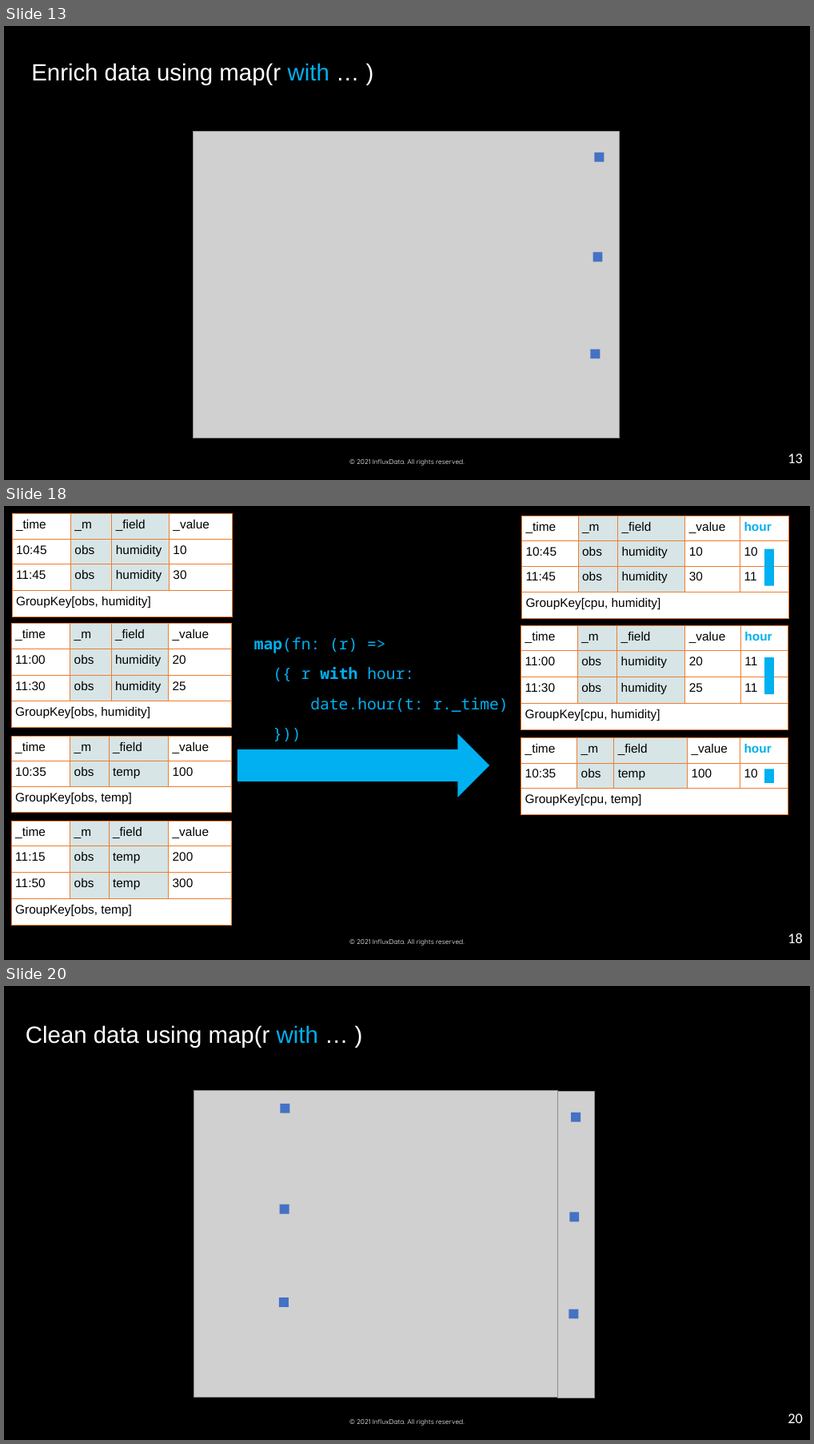
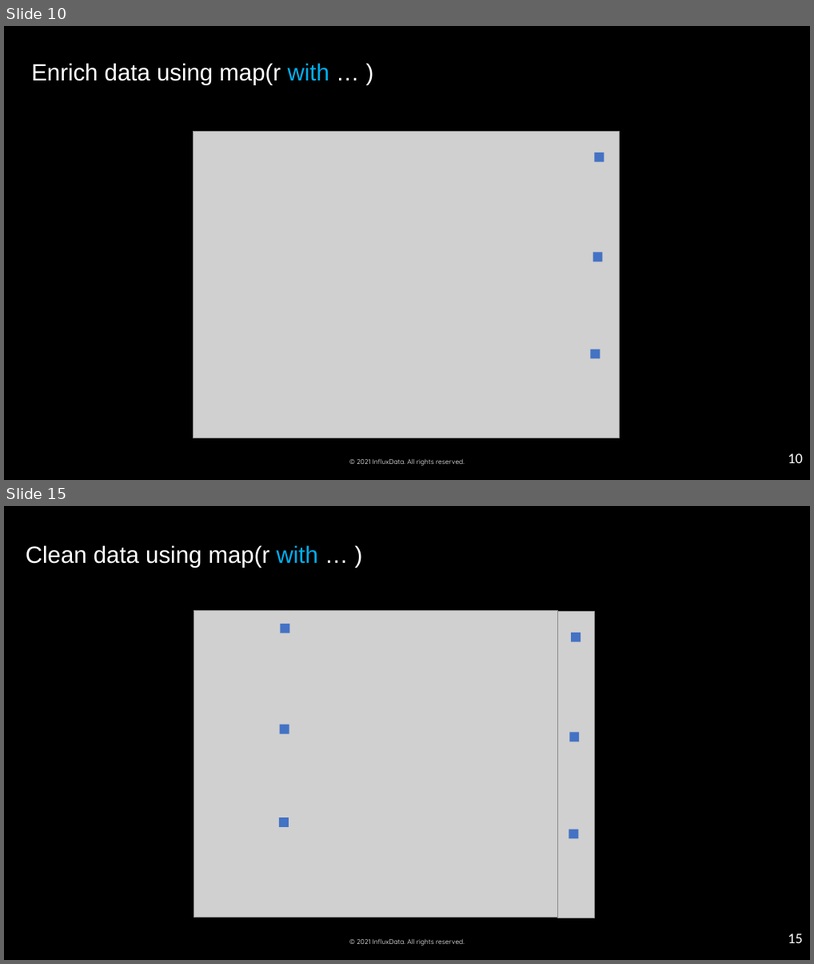
Before and after one commit to influxdata/influxdb-university, a slide deck: Training-material/day 1/04_advanced-data-analysis-map-UDF.pptx. Shown one above the other, each under a label of ours: slides 13, 18 and 20 before the commit, slides 10 and 15 after it; the slides between them are not shown. The pictures are 814x1444 and 814x964 pixels, drawn with LibreOffice and Linux fonts; fonts in the diff are those of the drawing; grey boxes stand for pictures; background and template pictures are left out. Boxes give left, top, right and bottom in pixels: in the first picture for what was removed or moved away, otherwise in the second. Text is boxed around its words. In the diff, an @@ line names an element or a change of style, - is before the commit and + after.

```diff
--- a/Training-material/day 1/04_advanced-data-analysis-map-UDF.pptx
+++ b/Training-material/day 1/04_advanced-data-analysis-map-UDF.pptx
@@ slide 18 removed at <box>4,506,810,960</box>, background #000000; not listed: 1 template element that a slide beside it also shows @@
@@ table removed at <box>12,514,232,779</box>, 4 rows, 4 columns @@
-_time | _m | _field | _value
-10:45 | obs | humidity | 10
-11:45 | obs | humidity | 30
-GroupKey[obs, humidity] |  |  | 
@@ table removed at <box>522,516,789,780</box>, 4 rows, 5 columns @@
-_time | _m | _field | _value | hour
-10:45 | obs | humidity | 10 | 10
-11:45 | obs | humidity | 30 | 11
-GroupKey[cpu, humidity] |  |  |  | 
@@ rectangle removed at <box>766,548,775,586</box> @@
@@ table removed at <box>11,624,231,888</box>, 4 rows, 4 columns @@
-_time | _m | _field | _value
-11:00 | obs | humidity | 20
-11:30 | obs | humidity | 25
-GroupKey[obs, humidity] |  |  | 
@@ table removed at <box>522,625,788,890</box>, 4 rows, 5 columns @@
-_time | _m | _field | _value | hour
-11:00 | obs | humidity | 20 | 11
-11:30 | obs | humidity | 25 | 11
-GroupKey[cpu, humidity] |  |  |  | 
@@ text removed at <box>254,637,508,712</box> @@
-map(fn: (r) =>
-({ r with hour:
-date.hour(t: r._time)
-}))
@@ rectangle removed at <box>766,658,775,695</box> @@
@@ table removed at <box>11,736,231,960</box>, 3 rows, 4 columns @@
-_time | _m | _field | _value
-10:35 | obs | temp | 100
-GroupKey[obs, temp] |  |  | 
@@ freeform shape removed at <box>237,733,490,797</box> @@
@@ table removed at <box>522,737,788,960</box>, 3 rows, 5 columns @@
-_time | _m | _field | _value | hour
-10:35 | obs | temp | 100 | 10
-GroupKey[cpu, temp] |  |  |  | 
@@ rectangle removed at <box>766,769,775,783</box> @@
@@ table removed at <box>11,820,231,960</box>, 4 rows, 4 columns @@
-_time | _m | _field | _value
-11:15 | obs | temp | 200
-11:50 | obs | temp | 300
-GroupKey[obs, temp] |  |  | 
@@ page number removed at <box>794,821,810,848</box> @@
-18
@@ page number removed at <box>788,932,802,943</box> @@
-18
@@ what was slide 13 is now slide 10 @@
@@ page number at <box>788,453,802,463</box>: text changed @@
-13
+10
@@ what was slide 20 is now slide 15 @@
@@ page number at <box>788,933,802,943</box>: text changed @@
-20
+15
```
Also in this commit, not shown: 16 slides changed, 4 slides added, 6 other slides removed, 21 other files.
